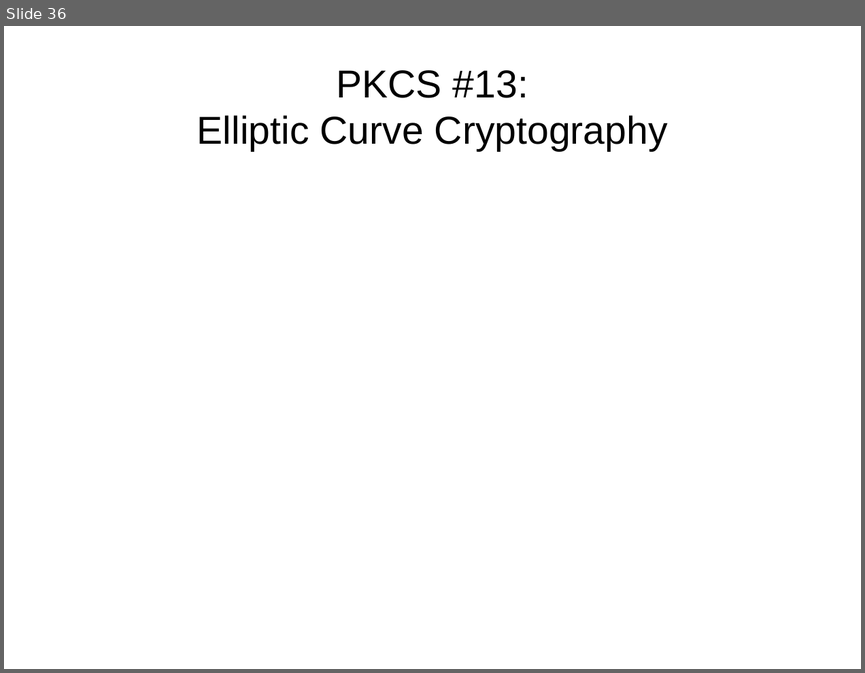
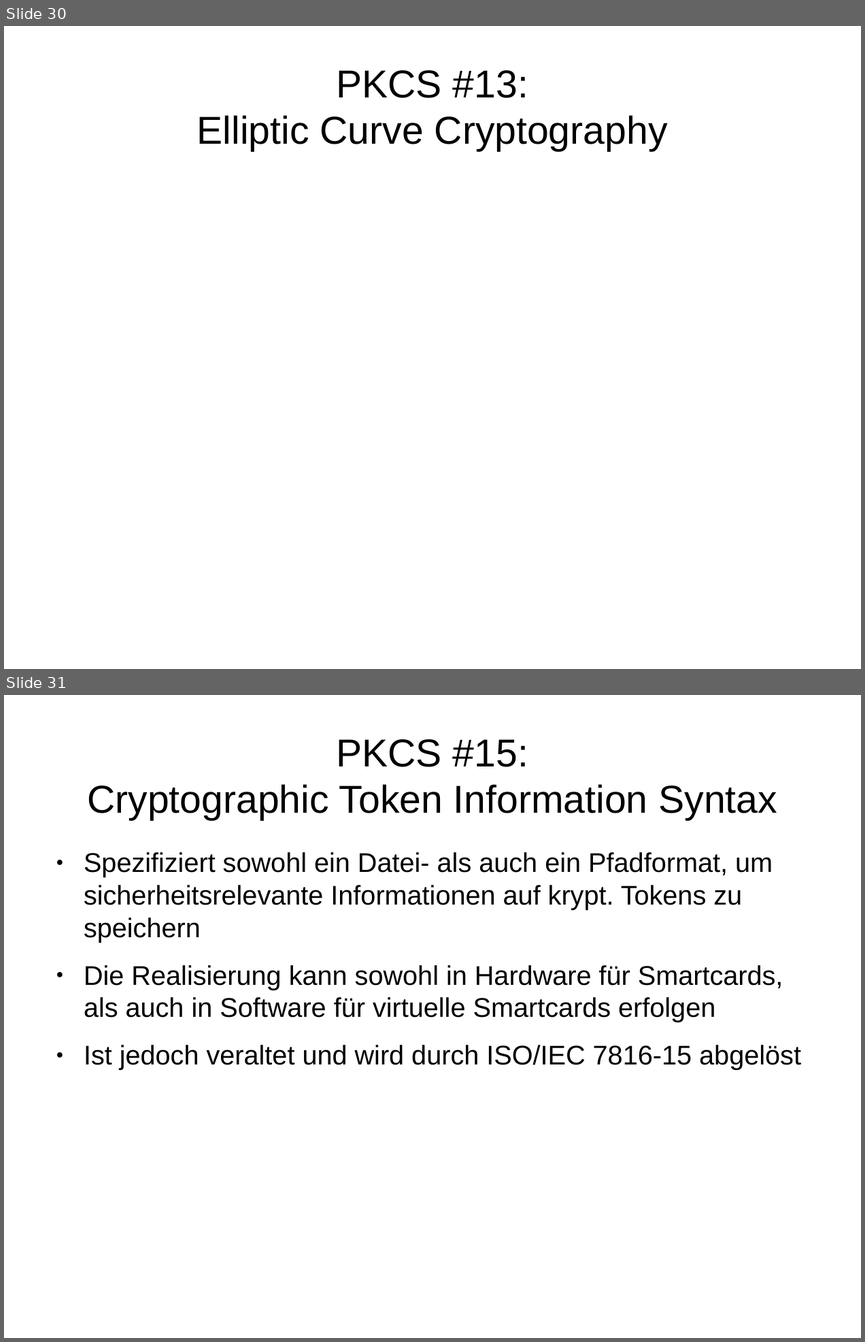
Before and after one commit to FFHS-Inf-2010-students/sa-krypt, a slide deck: pres/praesentation.odp. Shown one above the other, each under a label of ours: slide 36 before the commit, slides 30 and 31 after it. The pictures are 865x673 and 865x1342 pixels, drawn with LibreOffice and Linux fonts; fonts in the diff are those of the drawing. Boxes give left, top, right and bottom in pixels: in the first picture for what was removed or moved away, otherwise in the second. Text is boxed around its words. In the diff, an @@ line names an element or a change of style, - is before the commit and + after.

Commit message:
PKCS 3, 12, 15 hinzufügen

```diff
--- a/pres/praesentation.odp
+++ b/pres/praesentation.odp
@@ slide 31 added at [4,695,861,1338], background #FFFFFF @@
@@ text added at [87,739,777,820], 36 pt, text #000000 @@
+PKCS #15:
+Cryptographic Token Information Syntax
@@ text added at [84,852,801,1070], 25 pt, text #000000 @@
+● Spezifiziert sowohl ein Datei- als auch ein Pfadformat, um sicherheitsrelevante Informationen auf krypt. Tokens zu speichern
+● Die Realisierung kann sowohl in Hardware für Smartcards, als auch in Software für virtuelle Smartcards erfolgen
+● Ist jedoch veraltet und wird durch ISO/IEC 7816-15 abgelöst
@@ what was slide 36 is now slide 30 @@
```
Also in this commit, not shown: 22 other slides changed, 9 other slides added, 14 slides removed, 2 other files.
